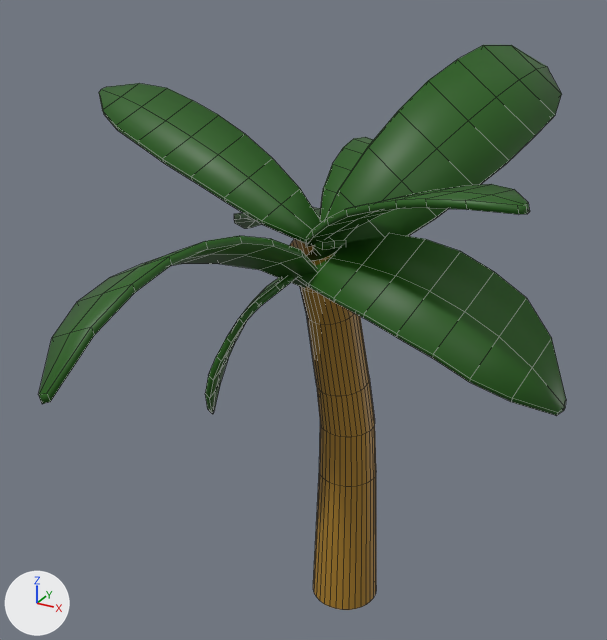
The FBX model Assets/Prototype/Models/Environment/Trees/SabalPalm2.fbx: old version first, new version second.
Rendered twice from a camera (50 mm lens) standing at (80.3, -148.7, 151.3) and looking at (-4.2, 5.0, 74.4). The axes (+X, +Y, +Z) are drawn at lower left. The lights are the same throughout. Mesh edges are drawn as thin lines.

The first picture shows 'PalmTree3'.
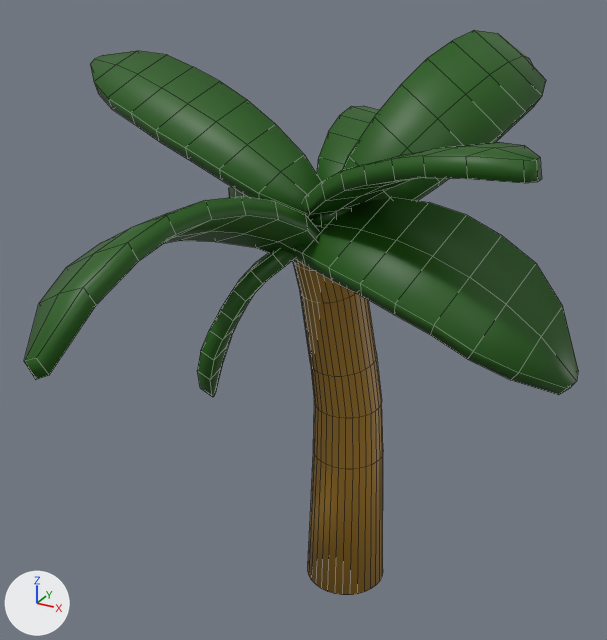
Commit message: Tree outlines

What differs and where, as boxes (x1, y1, x2, y2) in the pictures (607 x 640 px; the box of a moved part takes in the faces that stretch with it):
'PalmTree3', reshaped: before (39, 45, 566, 610); after (24, 30, 578, 595)
part 1 of me_cylinder, moved or reshaped (not visible afterwards): before (312, 45, 562, 255)
part 2 of me_cylinder, moved or reshaped (not visible afterwards): before (305, 184, 530, 247)
part 3 of me_cylinder, moved or reshaped (not visible afterwards): before (320, 137, 373, 222)
part 4 of me_cylinder, moved or reshaped (not visible afterwards): before (39, 236, 317, 404)
part 5 of me_cylinder, moved or reshaped (not visible afterwards): before (234, 207, 346, 250)
part 6 of me_cylinder, moved or reshaped (not visible afterwards): before (99, 83, 321, 244)
part 7 of me_cylinder, moved or reshaped (not visible afterwards): before (297, 234, 566, 416)
part 8 of me_cylinder, moved or reshaped (not visible afterwards): before (205, 277, 295, 414)
part 9 of me_cylinder, rebuilt (not visible afterwards): before (290, 239, 376, 610)
part 10 of me_cylinder, added (green): after (24, 30, 578, 595)

Patch to the scene script:
```diff
--- a/Assets/Prototype/Models/Environment/Trees/SabalPalm2.fbx.py
+++ b/Assets/Prototype/Models/Environment/Trees/SabalPalm2.fbx.py
@@ me_cylinder @@
 # used by ob_palmtree3; location = (0.0, 0.0, 0.0)
-me_cylinder.from_pydata(...)  # 656 vertices, 608 faces; spans x -66.1..56.2, y -64.9..65.8, z -6.1..132.3
+me_cylinder.from_pydata(...)  # 1312 vertices, 1217 faces; spans x -67.2..57.7, y -66.1..59.0, z 0.1..135.7
+# me_cylinder part 1: the loose piece of 54 vertices spanning x -0.8..38.7, y 1.6..65.8, z 87.9..132.3 is multiplied about its middle by the matrix ((0.873, -0.057, 0.054), (-0.057, 0.874, -0.069), (0.054, -0.069, 0.893)), then moved by (-1.1, -2.5, 4.7)
+# me_cylinder part 2: the loose piece of 54 vertices spanning x -1.0..49.9, y -23.5..4.3, z 94.1..115.3 is moved by (0.0, 0.0, 6.1)
+# me_cylinder part 3: the loose piece of 54 vertices spanning x -5.0..15.2, y 5.1..55.8, z 92.8..111.0 is moved by (0.0, 0.0, 6.1)
+# me_cylinder part 4: the loose piece of 54 vertices spanning x -23.8..5.1, y -64.9..0.5, z 83.8..104.4 is moved by (0.0, 0.0, 6.1)
+# me_cylinder part 5: the loose piece of 54 vertices spanning x -46.9..7.3, y -1.3..48.7, z 77.8..96.0 is moved by (0.0, 0.0, 6.1)
+# me_cylinder part 6: the loose piece of 54 vertices spanning x -66.1..2.6, y -5.0..15.9, z 95.4..122.1 is moved by (0.0, 0.0, 6.1)
+# me_cylinder part 7: the loose piece of 54 vertices spanning x -3.9..56.2, y -16.1..6.1, z 69.6..98.1 is moved by (0.0, 0.0, 6.1)
+# me_cylinder part 8: the loose piece of 54 vertices spanning x -22.7..-1.0, y -15.4..4.5, z 53.1..89.4 is moved by (0.0, 0.0, 6.1)
+# me_cylinder part 9: the loose piece of 224 vertices spanning x -5.5..12.1, y -3.3..22.5, z -6.1..96.3 is rebuilt with 224 vertices and now spans x -5.5..12.1, y -3.3..22.5, z 1.2..102.3
+# me_cylinder part 10: 656 vertices added at x -67.2..57.7, y -66.1..59.0, z 0.1..135.7
 me_cylinder.materials.append(mat_material)
```
